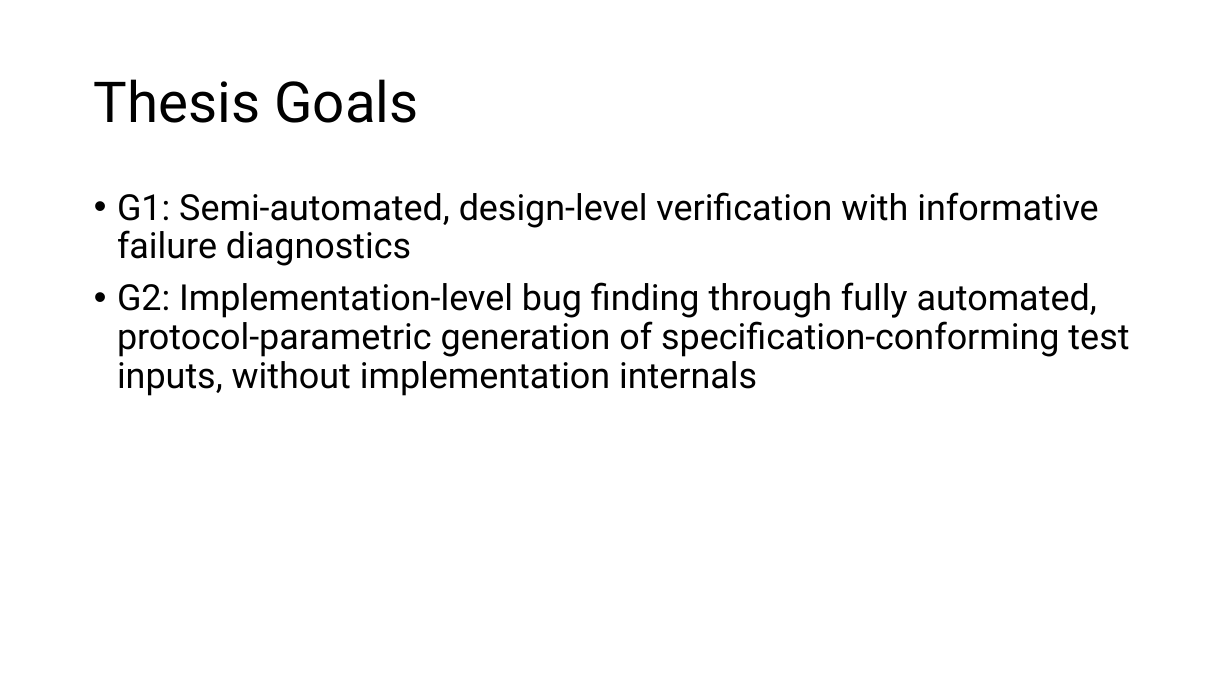
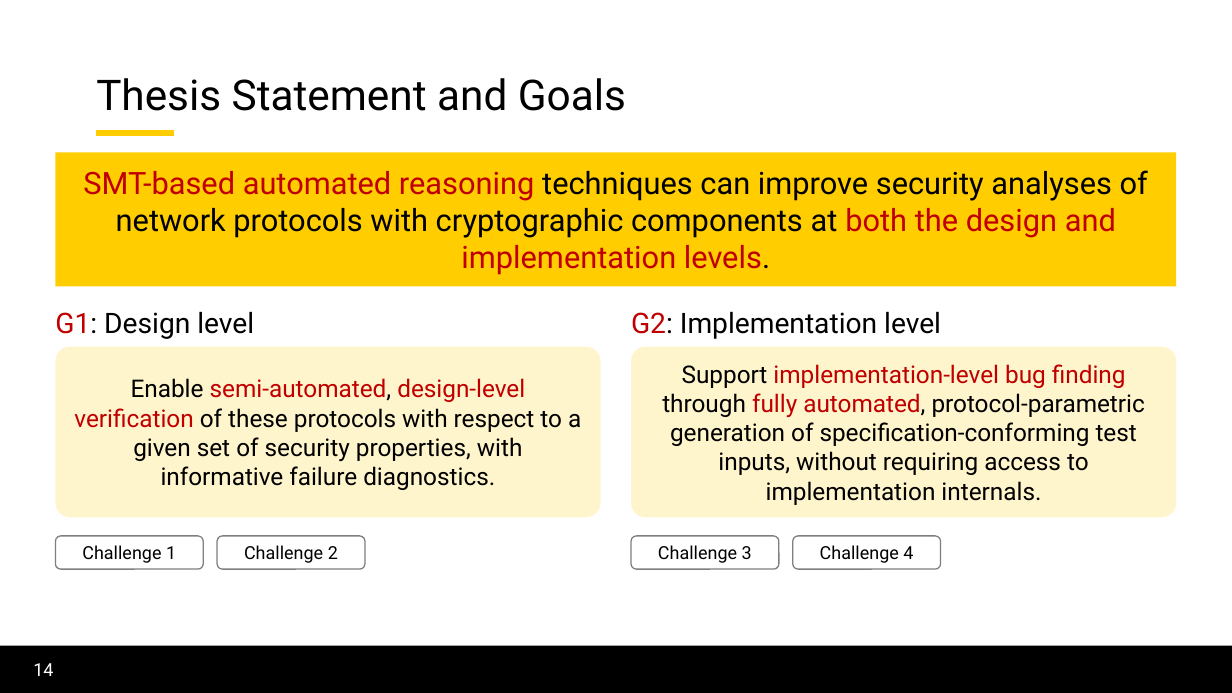
Before and after one commit to lorchrob/thesis_proposal_slides, a slide deck: slide 14 of slides.pptx (slide 13 before the commit). Drawn at 1232x693 pixels with LibreOffice and Linux fonts; fonts in the diff are those of the drawing; background and template pictures are left out. Boxes give left, top, right and bottom in pixels: in the first picture for what was removed or moved away, otherwise in the second. Text is boxed around its words. In the diff, an @@ line names an element or a change of style, - is before the commit and + after.

Commit message:
Work on slides

```diff
--- a/slides.pptx
+++ b/slides.pptx
@@ title at (96,78,626,111): text changed; size 44 to 33 pt @@
-Thesis Goals
+Thesis Statement and Goals
@@ line added from (96, 133) to (174, 133), #FFCD00 5 pt @@
@@ rectangle added at (55,152,1177,287), fill #FFCD00, 24 pt, text #000000 @@
+SMT-based automated reasoning techniques can improve security analyses of network protocols with cryptographic components at both the design and implementation levels.
@@ text removed at (117,192,1129,396) @@
-• G1: Semi-automated, design-level verification with informative failure diagnostics
-• G2: Implementation-level bug finding through fully automated, protocol-parametric generation of specification-conforming test inputs, without implementation internals
@@ text added at (55,311,254,339), 22 pt, text #000000 @@
+G1: Design level
@@ text added at (631,311,941,339), 22 pt, text #000000 @@
+G2: Implementation level
@@ rounded rectangle added at (55,347,601,518), fill #FFF5CC, 19 pt, text #000000 @@
+Enable semi-automated, design-level verification of these protocols with respect to a given set of security properties, with informative failure diagnostics.
@@ rounded rectangle added at (631,347,1177,518), fill #FFF5CC, 19 pt, text #000000 @@
+Support implementation-level bug finding through fully automated, protocol-parametric generation of specification-conforming test inputs, without requiring access to implementation internals.
@@ rounded rectangle added at (55,536,203,569), fill #FFFFFF, outline #7F7F7F 1 pt, 14 pt, text #000000 @@
+Challenge 1
@@ rounded rectangle added at (217,536,365,569), fill #FFFFFF, outline #7F7F7F 1 pt, 14 pt, text #000000 @@
+Challenge 2
@@ rounded rectangle added at (631,536,779,569), fill #FFFFFF, outline #7F7F7F 1 pt, 14 pt, text #000000 @@
+Challenge 3
@@ rounded rectangle added at (793,536,941,569), fill #FFFFFF, outline #7F7F7F 1 pt, 14 pt, text #000000 @@
+Challenge 4
@@ rectangle added at (0,646,1232,693), fill #000000 @@
@@ page number added at (33,663,53,676), 14 pt, text #FFFFFF @@
+14
```
Also in this commit, not shown: 7 other slides changed, 102 slides added, 50 slides removed.
